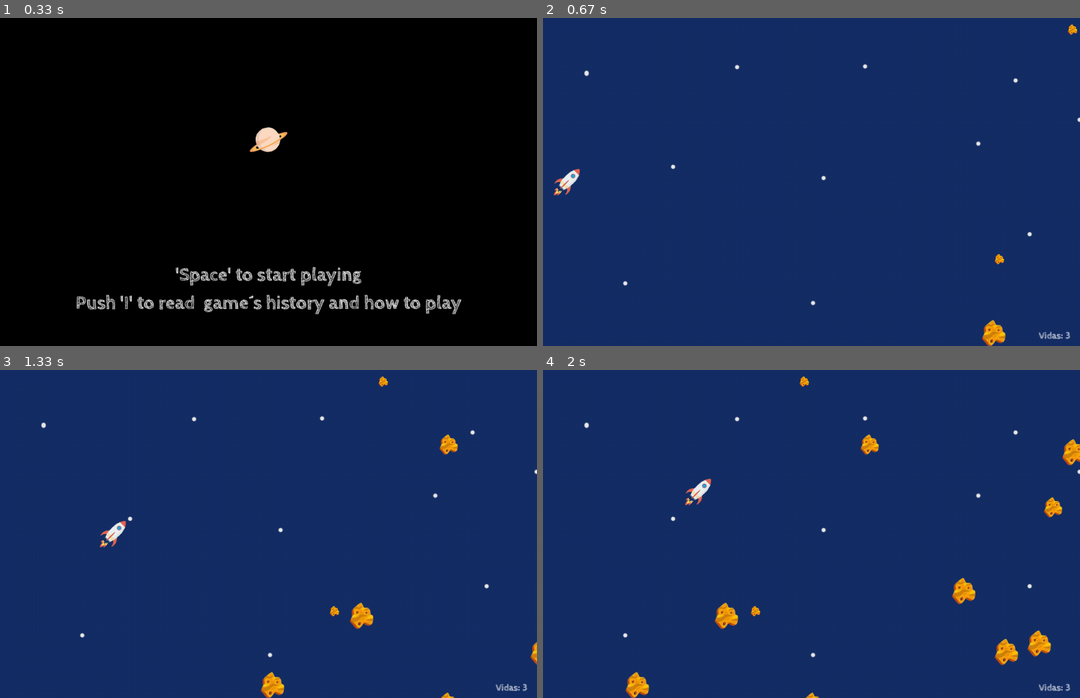
Above: before the commit, frames 1-4 (two rows, left to right).
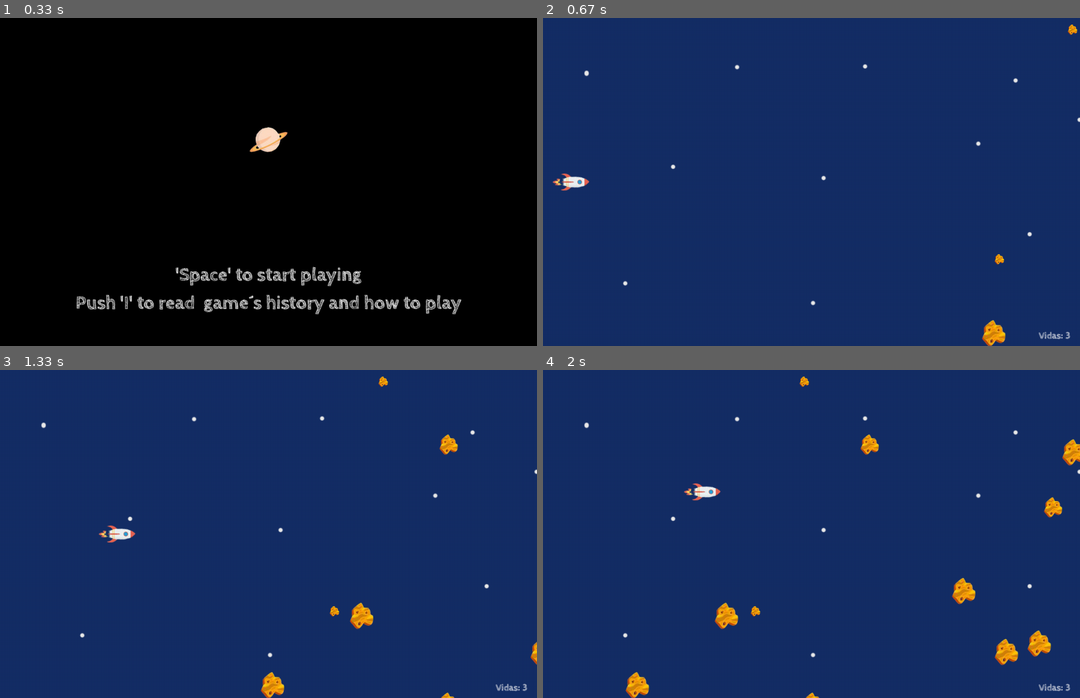
Above: after the commit, the same moments.

Repository: MarkelJM/FinalPygameSpace
Game: pygame game, started from main.py
The game is run twice, just before and just after one commit, with the same random seed, the same clock (stepped at 60 frames per second) and the same inputs.
Inputs:
- Up to frame 1 (0.33 s): no input
- Up to frame 2 (0.67 s): tap B at 0.33 s
- Up to frame 3 (1.33 s): hold Space 0.67-1.13 s; hold Right 0.67-1.13 s; hold Right from 1.17 s (still down)
- Up to frame 4 (2 s): release Right at 1.63 s; hold Up 1.67-1.97 s

Frame 1 is identical in both runs. In frame 2, 0.3% of the frame differs, in the area x 1-9%, y 46-55%; in frame 3, 0.3%, in the area x 18-26%, y 46-55%; in frame 4, 0.3%.

Commit message:
feat:bullet created, but invisible-unknown problem

Diff:
--- a/thequest/game.py
+++ b/thequest/game.py
@@ -1,10 +1,12 @@
 import os
+
 
 import pygame as pg
 
 
 from thequest import WIDTH, HEIGHT
 from thequest.scenes import  Home, Information, Game
+from thequest.objects import LifesCounting as LC
 
 
 class MainGame:
@@ -58,6 +60,11 @@
             elif current_scene.change_Game_Home() == True:
                 current_scene = Home(self.display)
 
+            """implementar para que salga de game cuando vidas  se queden en 0"""
+            if current_scene == Game(self.display) and current_scene.remove_life == 0:
+                print("si")
+                current_scene = Home(self.display)
+
 
 
 
--- a/thequest/objects.py
+++ b/thequest/objects.py
@@ -103,7 +103,9 @@
 
     def lost_life(self):
         self.lifes -= 1
-        return self.lifes < 1
+        return self.lifes
+    def no_lifes(self ):
+       return True
 
     def paint_lifes(self, screen):
 
@@ -112,3 +114,28 @@
         pos_x = WIDTH-20-text.get_width()
         pos_y = HEIGHT-text.get_height()-10
         screen.blit(text, (pos_x, pos_y))
+
+class Bullet(Sprite):
+    def __init__(self, position_x, position_y) :
+        super().__init__()
+        self.pos_y = position_y
+        self.pos_x = position_x
+
+        self.image = pg.image.load(
+                    os.path.join("resources", "images", "bullet.png"))
+
+        self.rect = self.image.get_rect(x=self.pos_x, y= self.pos_y)
+
+
+        self.bullet_speed = 10
+
+
+    def update(self):
+
+
+        if self.rect.x <  HEIGHT:
+            self.rect.x +=  self.bullet_speed
+
+
+        if self.rect.x < HEIGHT or self.rect.x == HEIGHT:
+            self.rect.x = HEIGHT +500
--- a/thequest/scenes.py
+++ b/thequest/scenes.py
@@ -7,7 +7,7 @@
 import pygame as pg
 
 from . import BACKGROUND_COLOUR, FPS, HEIGHT, LIFES, MAIN_TEXT_SIZE, MAXIMUM_REPEATED_ROCKS,  MESSAGE_COLOUR, TEXT_MARGIN,  WIDTH
-from .objects import LifesCounting, Plane, Rock
+from .objects import Bullet,LifesCounting, Plane, Rock
 
 
 class Scenes:
@@ -184,23 +184,32 @@
         self.player = Plane()
         self.rocks_groups = self.rock_group()
         self.lifes_counter = LifesCounting(LIFES)
+        #self.no_life = LifesCounting.no_lifes()
+        self.bullet = self.bullet_group()
 
         self.clock = pg.time.Clock()
 
     def play(self):
-
+        self.shot_exist = False
         exit = False
         contador = 0
         while not exit:
+
             contador += 1
             for event in pg.event.get():
-                if event.type == pg.KEYDOWN and event.key == pg.K_e:
-                    exit = True
+                if event.type == pg.KEYDOWN and event.key == pg.K_SPACE:
+                    #print("si")
+                    self.shot = self.create_bullet()
+                    self.shot_exist = True
+
+
 
                 if event.type == pg.QUIT:
                     pg.quit()
                     sys.exit()
 
+
+
             #ROCK CREATER CONTROLLER
             if contador == 1:  # create first rocks to don´t have problems with create method
 
@@ -212,12 +221,25 @@
             ### UPDATE OBJECTS SETUP ###
 
             self.player.update()
+
+            if self.shot_exist:
+
+                self.bullet_object.update()
+                self.bullets.update()
+
             self.rock_object.update()
             self.rocks.update()
             plane_crash =  pg.sprite.spritecollide(self.player, self.rocks, True)
 
+
+            """implementar para que salga de game cuando vidas  se queden en 0"""
             if plane_crash:
-                remove_life = self.lifes_counter.lost_life()
+                self.remove_life = self.lifes_counter.lost_life()
+                if self.remove_life == 0:
+
+                    self.without_lifes = self.lifes_counter.no_lifes()
+
+
 
             self.screen.fill(BACKGROUND_COLOUR)
             ###  PAINT BACKGROUND METHOD    ###
@@ -227,6 +249,9 @@
 
             # draw in the game rocks
             self.rocks.draw(self.screen)
+            #draw bullet
+            if self.shot_exist:
+                self.bullets.draw(self.screen)
 
             #draw lifes counting
             self.lifes_counter.paint_lifes(self.screen)
@@ -237,6 +262,15 @@
     # background method
     def paint_background(self):
         self.screen.blit(self.background, (0, 0))
+
+    def bullet_group(self):
+        self.bullets = pg.sprite.Group()
+        self.bullets.empty()
+    def create_bullet(self):
+        pos_x = self.player.rect.x
+        pos_y = self.player.rect.y
+        self.bullet_object = Bullet(pos_x, pos_y)
+        self.bullets.add(self.bullet_object)
 
     ### Create Rock group ###
 
Binary file added: resources/images/bullet.png
Binary file changed: resources/images/plane.png
